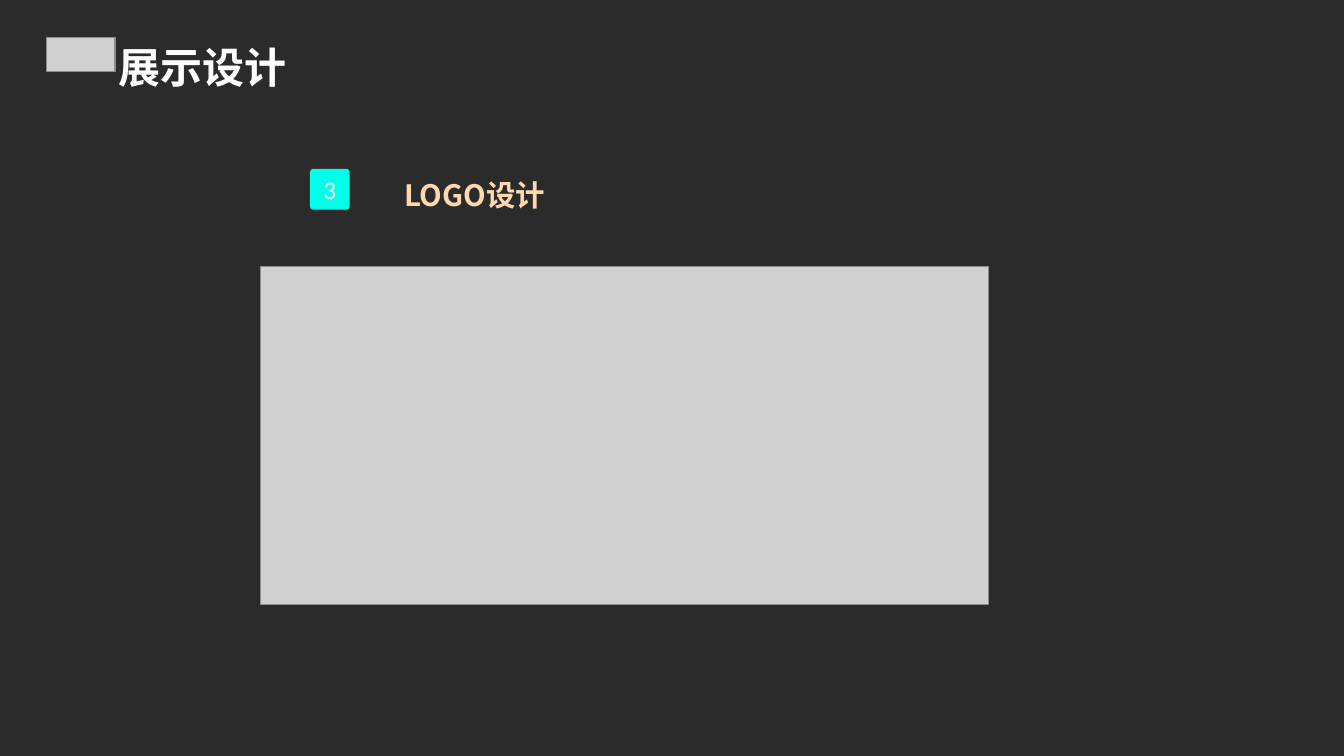
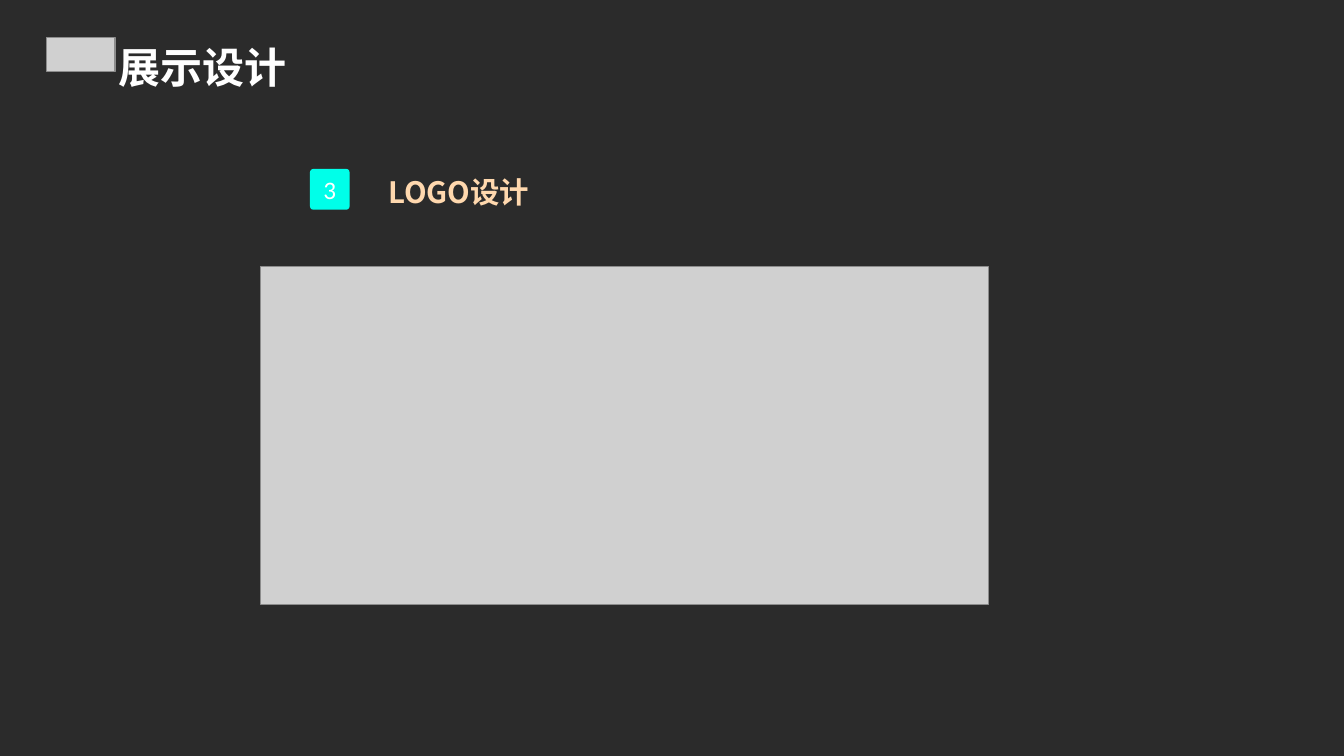
Before and after one commit to huo65/XD_XiDa, a slide deck: slide 29 of XD嘻搭——大学生创新社交平台项目.pptx. Drawn at 1344x756 pixels with LibreOffice and Linux fonts; fonts in the diff are those of the drawing; grey boxes stand for pictures; background and template pictures are left out; a plain dark background stands for a picture behind light text. Boxes give left, top, right and bottom in pixels: in the first picture for what was removed or moved away, otherwise in the second. Text is boxed around its words. In the diff, an @@ line names an element or a change of style, - is before the commit and + after.

```diff
--- a/XD嘻搭——大学生创新社交平台项目.pptx
+++ b/XD嘻搭——大学生创新社交平台项目.pptx
@@ text "LOGO设计": place and size @@
-text "LOGO设计" at (404,181,545,209)
+text "LOGO设计" at (388,178,529,206)
```
Also in this commit, not shown: 5 other slides changed, 1 other file.
